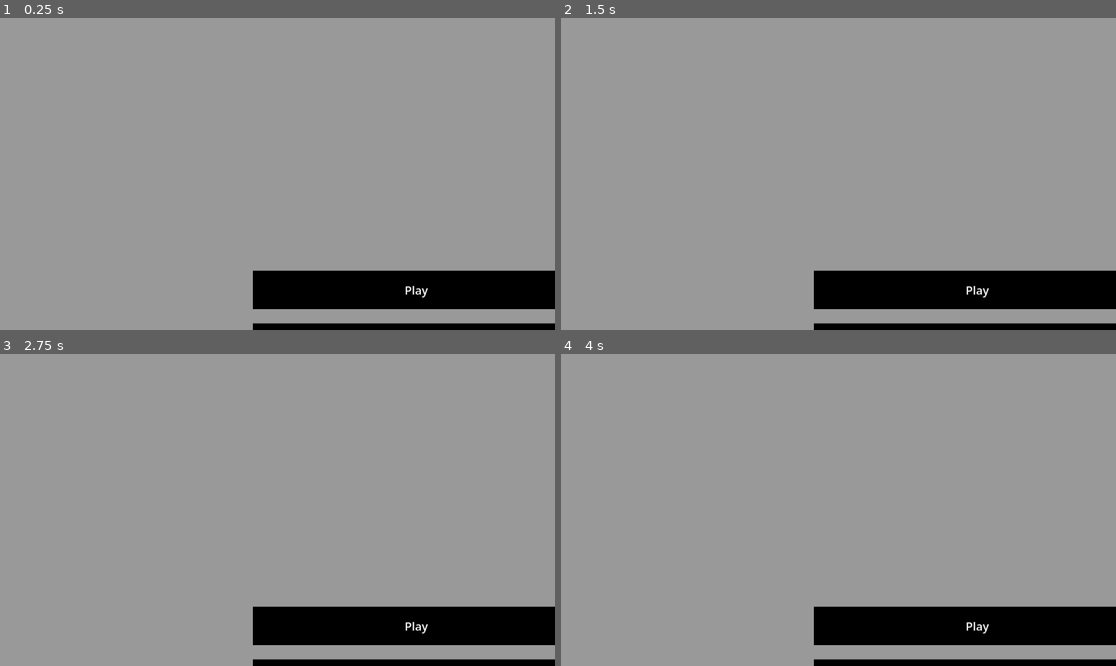
Above: before the commit, frames 1-4 (two rows, left to right).
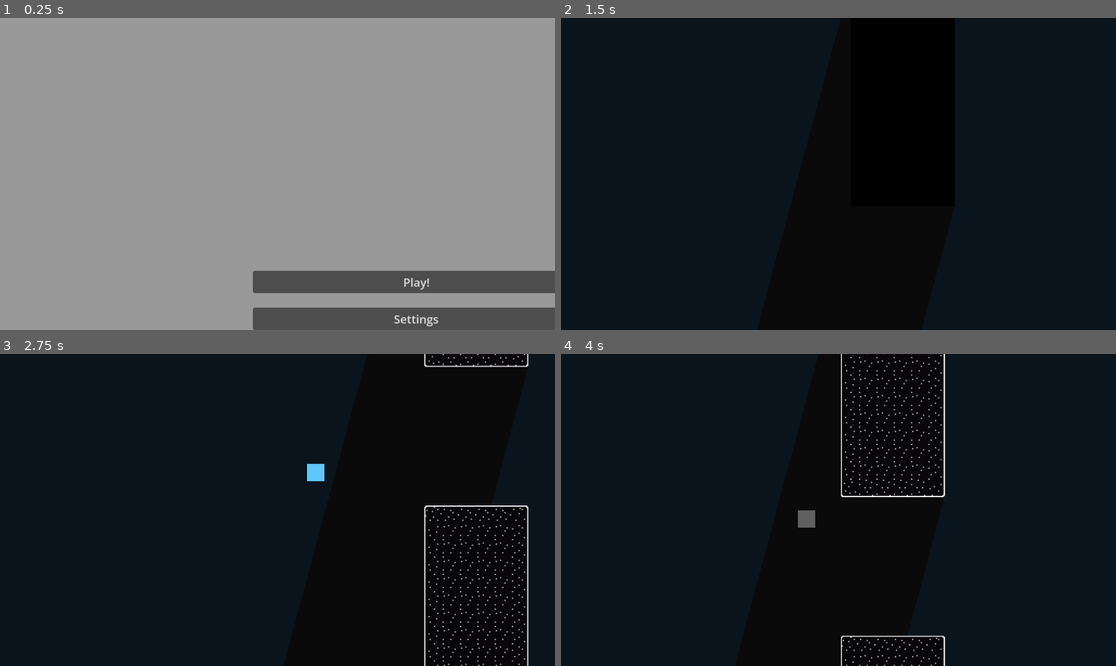
Above: after the commit, the same moments.

Repository: Jemoctopus/echobat
Game: Godot game, scene res://scenes/main_menu.tscn
Same seed, same stepped clock (60 frames per second), same inputs: the game is played once before the commit and once after it. Before the commit the project has no main scene; this scene is started directly in both runs.
Inputs (mouse positions are in pixels of both pictures, inside the frame that each line leads up to):
- Up to frame 1 (0.25 s): no input
- Up to frame 2 (1.5 s): click (977, 317) at 0.5 s, where only the run after the commit has a clickable "Settings"; click (977, 283) at 1.25 s, where only the run after the commit has a clickable "Play!"
- Up to frame 3 (2.75 s): hold Right (ui_right) from 2.03 s (still down); tap Space (fire_soundwave) at 2.1 s; tap Up (ui_up) at 2.27, 2.57 s
- Up to frame 4 (4 s): tap X (interact) at 2.85 s; tap Up (ui_up) at 3.02, 3.32 s; release Right (ui_right) at 3.53 s; hold Left (ui_left) from 3.53 s (still down); tap Space (fire_soundwave) at 3.6 s

The runs differ from the first frame. In frame 1, 10% of the frame differs, in the area x 45-100%, y 80-100%; in frame 2, 97%; in frame 3, 94%; in frame 4, 97%, in the area x 0-100%, y 0-100%.

Commit message:
Menu + soundwave refinements

Diff:
--- a/echobat/assets/button_box.tres
+++ /dev/null
@@ -1,8 +0,0 @@
-[gd_resource type="StyleBoxFlat" format=3 uid="uid://dnyq3bx1gv4y1"]
-
-[resource]
-content_margin_left = 100.0
-content_margin_top = 15.0
-content_margin_right = 100.0
-content_margin_bottom = 15.0
-bg_color = Color(0, 0, 0, 1)
--- a/echobat/project.godot
+++ b/echobat/project.godot
@@ -11,6 +11,7 @@
 [application]
 
 config/name="echobat"
+run/main_scene="uid://r60phxvd7o4"
 config/features=PackedStringArray("4.6", "Forward Plus")
 boot_splash/bg_color=Color(0, 0, 0, 1)
 config/icon="res://icon.svg"
--- a/echobat/scenes/main_menu.tscn
+++ b/echobat/scenes/main_menu.tscn
@@ -1,6 +1,6 @@
 [gd_scene format=3 uid="uid://r60phxvd7o4"]
 
-[ext_resource type="StyleBox" uid="uid://dnyq3bx1gv4y1" path="res://assets/button_box.tres" id="1_l6cm7"]
+[ext_resource type="Script" uid="uid://b1e5vcwg1n1lu" path="res://scripts/level_manager.gd" id="1_l6cm7"]
 
 [sub_resource type="StyleBoxFlat" id="StyleBoxFlat_vue75"]
 content_margin_left = 350.0
@@ -9,6 +9,8 @@
 content_margin_bottom = 20.0
 
 [node name="CanvasLayer" type="CanvasLayer" unique_id=1393214589]
+follow_viewport_enabled = true
+script = ExtResource("1_l6cm7")
 
 [node name="Control" type="Control" parent="." unique_id=1720654825]
 layout_mode = 3
@@ -31,32 +33,17 @@
 layout_mode = 2
 theme_override_constants/separation = 20
 
-[node name="PanelContainer2" type="PanelContainer" parent="Control/PanelContainer/VBoxContainer" unique_id=1900626521]
+[node name="Play" type="Button" parent="Control/PanelContainer/VBoxContainer" unique_id=2091644183]
 layout_mode = 2
-theme_override_styles/panel = ExtResource("1_l6cm7")
+text = "Play!"
 
-[node name="Label" type="Label" parent="Control/PanelContainer/VBoxContainer/PanelContainer2" unique_id=1290618276]
-layout_mode = 2
-text = "Play"
-horizontal_alignment = 1
-vertical_alignment = 1
-
-[node name="PanelContainer3" type="PanelContainer" parent="Control/PanelContainer/VBoxContainer" unique_id=757073745]
-layout_mode = 2
-theme_override_styles/panel = ExtResource("1_l6cm7")
-
-[node name="Label" type="Label" parent="Control/PanelContainer/VBoxContainer/PanelContainer3" unique_id=1538870148]
+[node name="Settings" type="Button" parent="Control/PanelContainer/VBoxContainer" unique_id=1590088061]
 layout_mode = 2
 text = "Settings"
-horizontal_alignment = 1
-vertical_alignment = 1
 
-[node name="PanelContainer4" type="PanelContainer" parent="Control/PanelContainer/VBoxContainer" unique_id=894129261]
-layout_mode = 2
-theme_override_styles/panel = ExtResource("1_l6cm7")
-
-[node name="Label" type="Label" parent="Control/PanelContainer/VBoxContainer/PanelContainer4" unique_id=563182913]
+[node name="Quit game" type="Button" parent="Control/PanelContainer/VBoxContainer" unique_id=908116955]
 layout_mode = 2
 text = "Exit"
-horizontal_alignment = 1
-vertical_alignment = 1
+
+[connection signal="pressed" from="Control/PanelContainer/VBoxContainer/Play" to="." method="_on_play_pressed"]
+[connection signal="pressed" from="Control/PanelContainer/VBoxContainer/Quit game" to="." method="_on_quit_game_pressed"]
--- a/echobat/scripts/level_manager.gd
+++ b/echobat/scripts/level_manager.gd
@@ -18,3 +18,11 @@
 		player_position = file.get_var()
 	else:
 		player_position  = Vector2(0,0)
+
+
+func _on_quit_game_pressed() -> void:
+	get_tree().quit()
+
+
+func _on_play_pressed() -> void:
+	get_tree().change_scene_to_file("res://scenes/level.scn")
--- a/echobat/scripts/soundwave.gd
+++ b/echobat/scripts/soundwave.gd
@@ -23,7 +23,8 @@
 var white_tile_atlas_id: Vector2i = Vector2i(0, 4)
 var black_tile_atlas_id: Vector2i = Vector2i(0, 0)
 var pause_between_tilemap_change = 0.02
-var expiration_time = 1.0
+var pause_between_tilemap_hides = 10
+var expiration_time = 1.5
 var has_soundwave_expired = false ## Has soundwave has run out of time
 var set_point ## The tile coordinates which the soundwave starts at.
 var used_cells = []
@@ -31,10 +32,10 @@
 var direction_left_right = ["left", "right"]
 var direction_up_down = ["up", "down"]
 var directionary = {
-	"left" : [Vector2i(-2,-1), Vector2i(-2,1)],
-	"right" : [Vector2i(2,-1), Vector2i(2,1)],
-	"up" : [Vector2i(-1, -2), Vector2i(1, -2)],
-	"down" : [Vector2i(-1, 2), Vector2i(1, 2)]
+	"left" : [Vector2i(-1,-1), Vector2i(-1,1)],
+	"right" : [Vector2i(1,-1), Vector2i(1,1)],
+	"up" : [Vector2i(-1, -1), Vector2i(1, -1)],
+	"down" : [Vector2i(-1, 1), Vector2i(1, 1)]
 } ## Dictionary for the directions so I can store the math. Name approved by Mr Robins.
 var direction_additions = {
 	"left" : -1,
@@ -70,10 +71,6 @@
 				cell = Vector2i(top_tile.x, top_tile.y + cells_between)
 				if not tilemap.get_cell_atlas_coords(cell) == Vector2i(-1, -1):
 					used_cells.append(cell)
-				# The second column of cells so there isn't a gap.
-				cell = Vector2i(top_tile.x + direction_additions[direction_facing], top_tile.y + cells_between)
-				if not tilemap.get_cell_atlas_coords(cell) == Vector2i(-1, -1):
-					used_cells.append(cell)
 		elif direction_facing == direction_up_down[0] or direction_facing == direction_up_down[1]:
 			how_apart = abs(top_tile.x - (bottom_tile.x + 1))
 			for cells_between in range(how_apart):
@@ -81,37 +78,19 @@
 				cell = Vector2i(top_tile.x + cells_between, top_tile.y)
 				if not tilemap.get_cell_atlas_coords(cell) == Vector2i(-1, -1):
 					used_cells.append(cell)
-				# The second column of cells so there isn't a gap.
-				cell = Vector2i(top_tile.x + cells_between, top_tile.y + direction_additions[direction_facing])
-				if not tilemap.get_cell_atlas_coords(cell) == Vector2i(-1, -1):
-					used_cells.append(cell)
 		tilemap.set_cells_terrain_connect(used_cells, terrain_set_test, 0, true)
 		await get_tree().create_timer(pause_between_tilemap_change).timeout
-	queue_free()
+	expiration_timer.start(expiration_time)
 
 
 func _on_expiration_timer_timeout() -> void:
 	has_soundwave_expired = true
+	_turn_tilemap_back()
 
 
 func _turn_tilemap_back() -> void:
-	var fadeout1 = []
-	var fadeout2 = []
-	var fadeout3 = []
-	var terrain_data
+	await get_tree().create_timer(pause_between_tilemap_hides).timeout
 	if tilemap:
 		for cells in used_cells:
-			terrain_data = tilemap.get_cell_tile_data(cells)
-			terrain_data = terrain_data.terrain
-			if terrain_data == 0:
-				fadeout1.append(cells)
-			elif terrain_data == 1:
-				fadeout2.append(cells)
-			elif terrain_data == 2:
-				fadeout3.append(cells)
-			elif terrain_data == 3:
-				tilemap.set_cell(cells, source_id, black_tile_atlas_id)
-				queue_free()
-		tilemap.set_cells_terrain_connect(fadeout1, terrain_set_test, terrain_test["fadeout1"], true)
-		tilemap.set_cells_terrain_connect(fadeout2, terrain_set_test, terrain_test["fadeout2"], true)
-		tilemap.set_cells_terrain_connect(fadeout3, terrain_set_test, terrain_test["fadeout3"], true)
+			tilemap.set_cell(cells, source_id, black_tile_atlas_id)
+	queue_free()
